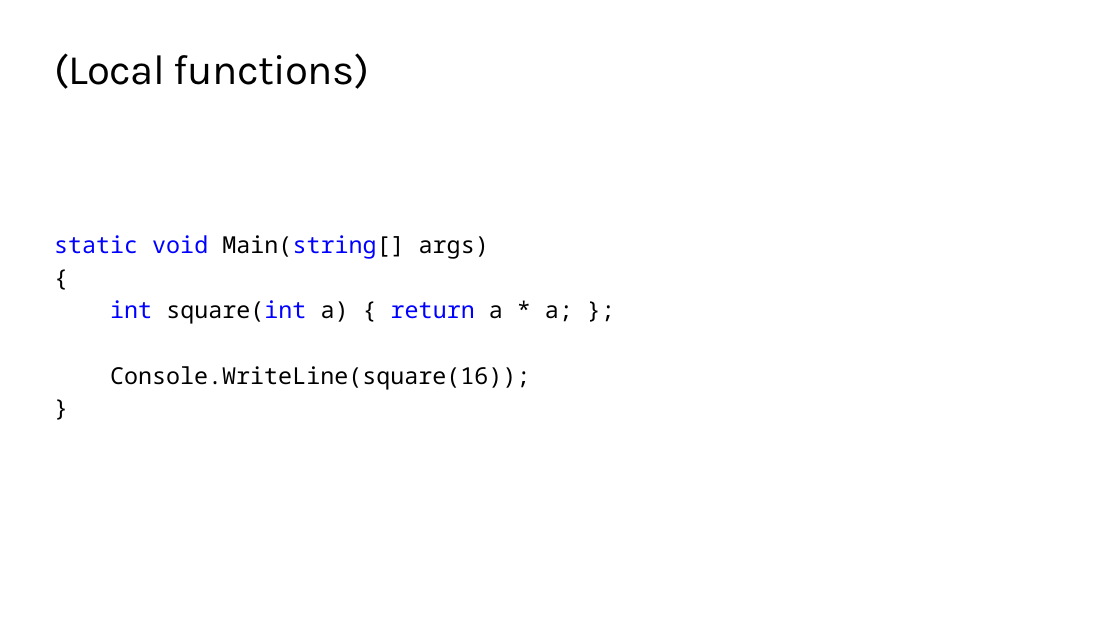
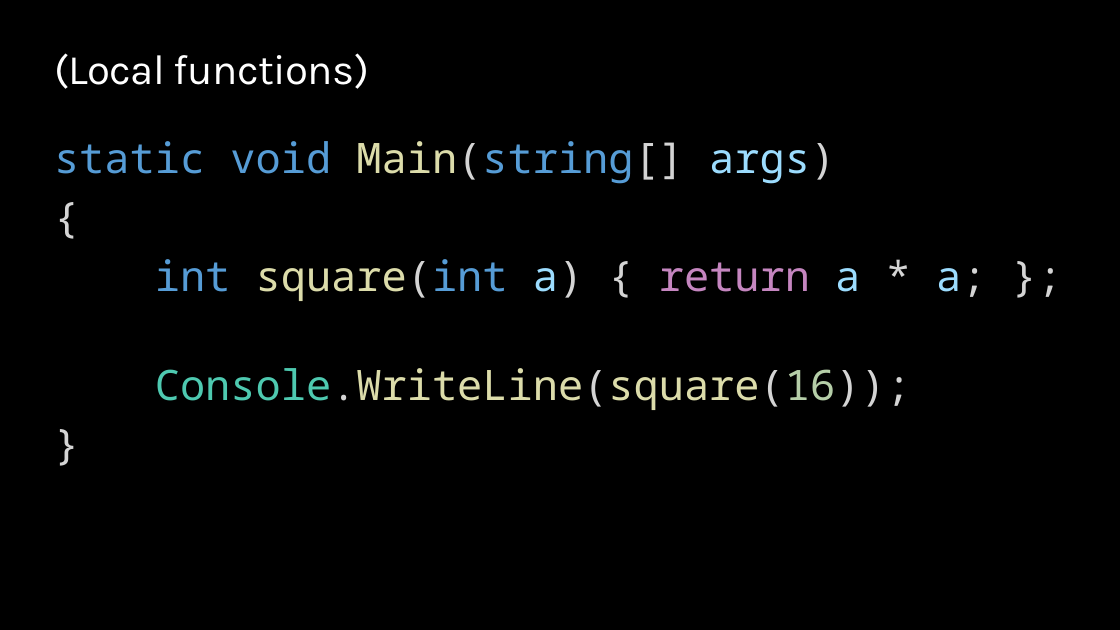
Before and after one commit to ondfisk/BDSA2020, a slide deck: slide 11 of Slides/Lecture03 - Lambdas and LINQ.pptx (slide 9 before the commit). Drawn at 1120x630 pixels with LibreOffice and Linux fonts; fonts in the diff are those of the drawing; background and template pictures are left out. Boxes give left, top, right and bottom in pixels: in the first picture for what was removed or moved away, otherwise in the second. Text is boxed around its words. In the diff, an @@ line names an element or a change of style, - is before the commit and + after.

```diff
--- a/Slides/Lecture03 - Lambdas and LINQ.pptx
+++ b/Slides/Lecture03 - Lambdas and LINQ.pptx
@@ background #FFFFFF to #000000 @@
@@ title "(Local functions)" at bbox=[54, 53, 369, 89]: text colour #000000 to #FFFFFF @@
@@ text "static void Main(string[] args)" at bbox=[54, 141, 986, 410]: size 20 to 36 pt; text colour #0000FF to #569CD6 in "static void Main(string[]", "int square(int"; text colour #000000 to #DCDCAA in "Main(string[]", "square(int", "Console.WriteLine(square(16));"; text colour #000000 to #D4D4D4 in "Main(string[] args)", "{", "square(int a) { * a; };", "Console.WriteLine(square(16));" and 1 more places; text colour #000000 to #9CDCFE in "args)", "a) a a;"; text colour #0000FF to #C586C0 in "return"; text colour #000000 to #4EC9B0, text colour #000000 to #B5CEA8 in "Console.WriteLine(square(16));"; more space between paragraphs @@
```
Also in this commit, not shown: 10 other slides changed, 5 slides added, 1 other file.
